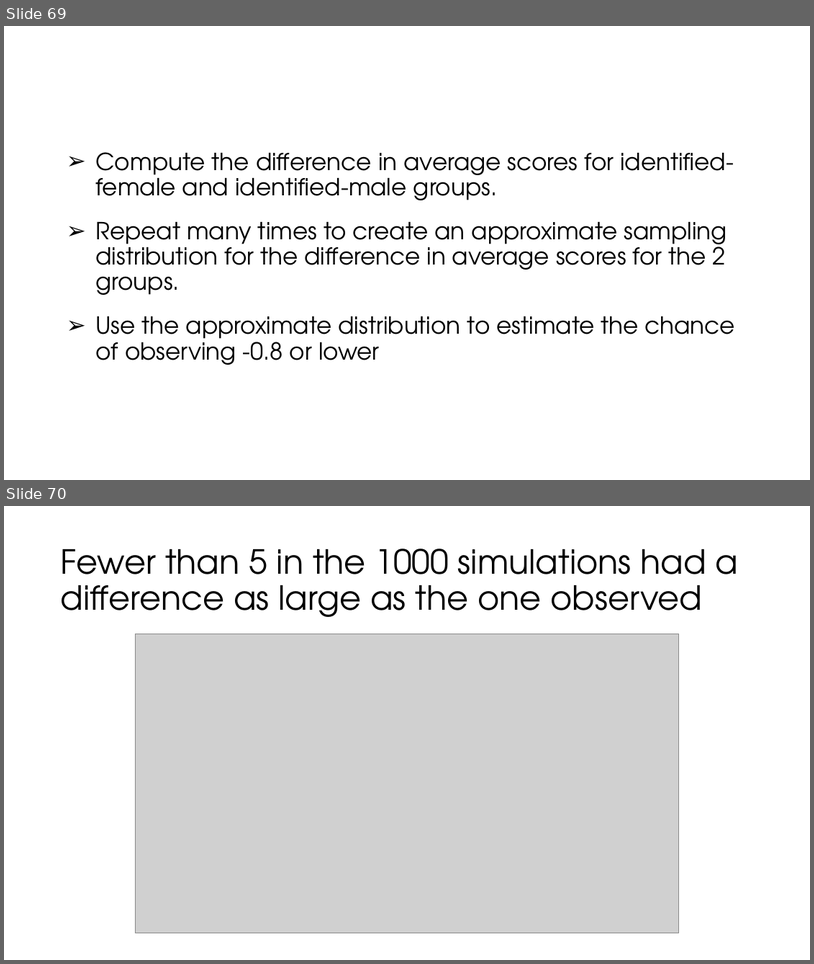
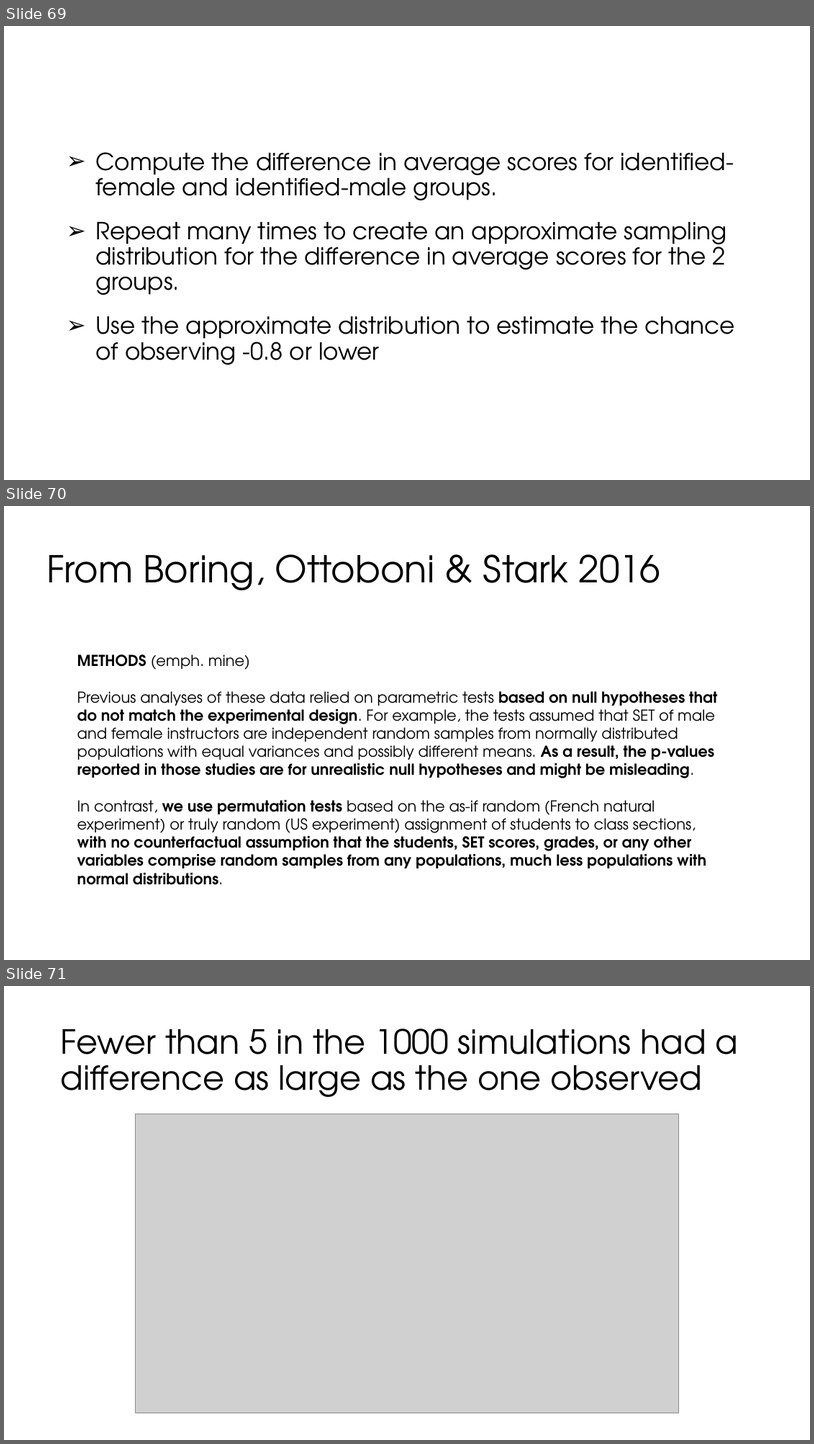
Before and after one commit to BawCOS/sp18, a slide deck: assets/lectures/lec24/24-hypothesis-testing.pptx. Shown one above the other, each under a label of ours: slides 69 and 70 before the commit, slides 69, 70 and 71 after it. The pictures are 814x964 and 814x1444 pixels, drawn with LibreOffice and Linux fonts; fonts in the diff are those of the drawing; grey boxes stand for pictures. Boxes give left, top, right and bottom in pixels: in the first picture for what was removed or moved away, otherwise in the second. Text is boxed around its words. In the diff, an @@ line names an element or a change of style, - is before the commit and + after.

```diff
--- a/assets/lectures/lec24/24-hypothesis-testing.pptx
+++ b/assets/lectures/lec24/24-hypothesis-testing.pptx
@@ slide 70 added at [4, 506, 810, 960], background #FFFFFF @@
@@ title added at [46, 554, 661, 590], 44 pt, text #000000 @@
+From Boring, Ottoboni & Stark 2016
@@ text added at [77, 654, 718, 885], 18 pt, text #000000 @@
+METHODS (emph. mine)
+Previous analyses of these data relied on parametric tests based on null hypotheses that do not match the experimental design. For example, the tests assumed that SET of male and female instructors are independent random samples from normally distributed populations with equal variances and possibly different means. As a result, the p-values reported in those studies are for unrealistic null hypotheses and might be misleading.
+In contrast, we use permutation tests based on the as-if random (French natural experiment) or truly random (US experiment) assignment of students to class sections, with no counterfactual assumption that the students, SET scores, grades, or any other variables comprise random samples from any populations, much less populations with normal distributions.
@@ what was slide 70 is now slide 71 @@
```
Also in this commit, not shown: 1 slide changed, 1 other slide added, 1 slide removed.
